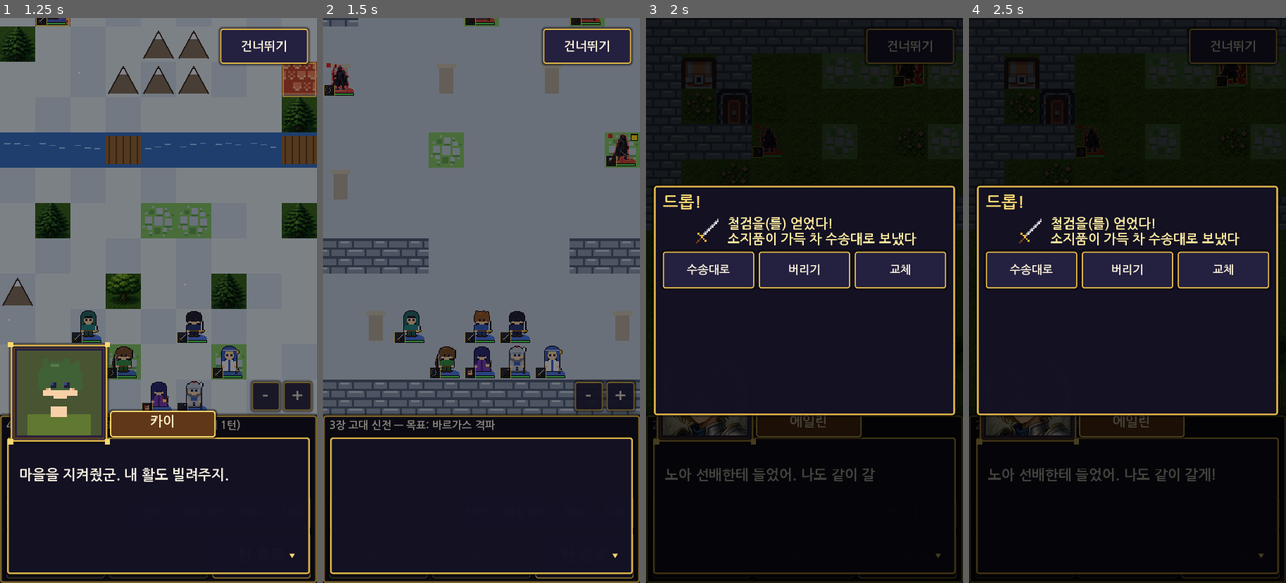
Above: before the commit, frames 1-4 (left to right).
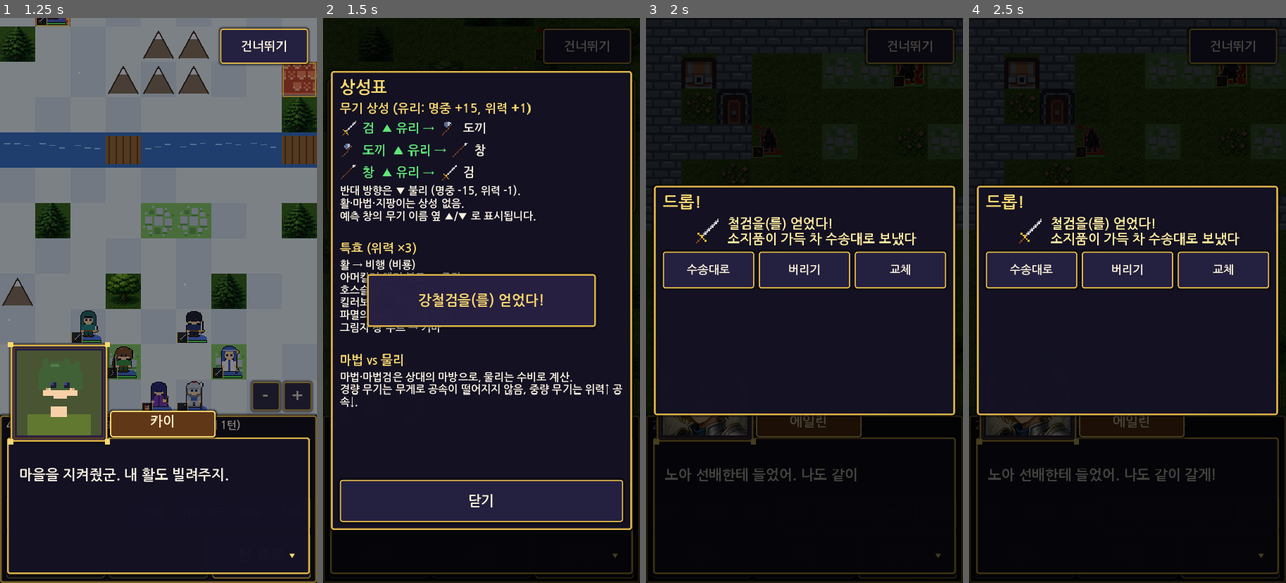
Above: after the commit, the same moments.

Repository: junsa80/srpg-prototype
Game: Godot game, scene res://tests/campaign_test.tscn
Two runs of this game, one before a commit and one after it. Both use one fixed random seed, a clock stepped at 60 frames per second and the inputs below. This scene is started directly instead of the project's main scene.
Inputs:
- Up to frame 1 (1.25 s): click "건너뛰기" at 0.5 s
- Up to frame 2 (1.5 s): click "상태" at 1.25 s
- Up to frame 3 (2 s): no input
- Up to frame 4 (2.5 s): click "위험 OFF" at 2 s

Frame 1 is identical in both runs. In frame 2, 85% of the frame differs, in the area x 0-100%, y 0-100%; in frame 3, less than 0.1%; in frame 4, nothing differs.

Commit message:
WIP 8장 밸런스 (sim 9/16), 4B 5/16

Diff:
--- a/data/campaign_plan.gd
+++ b/data/campaign_plan.gd
@@ -5,7 +5,7 @@
 const BASE_MIX = ["그림자 병사", "그림자 창병", "그림자 궁병", "그림자 술사", "그림자 중갑병", "그림자 기병", "그림자 비룡"]
 static var PLAN = {
 	"ch7": ["피난민 행렬 (8턴 방어)", [10, 12], 0.0, BASE_MIX, "추격대장 카시안", ["다린", "벤", "엘런"]],
-	"ch8": ["왕 보호 10턴", [12, 14], 0.0, BASE_MIX, "암살자 베일", ["소라", "셀레나", "가브리엘"]],
+	"ch8": ["왕 보호 10턴", [16, 17], 0.0, BASE_MIX, "암살자 베일", ["소라", "셀레나", "가브리엘"]],
 	"ch9": ["수문 3개 → 탈출", [6, 9], 0.0, BASE_MIX, "밀수왕 오스만", ["엘렌", "잭", "릴리"]],
 	"ch10": ["보스 격파", [7, 9], 0.0, BASE_MIX, "벨크", ["카린", "드레이크", "브렌"]],
 	"ch11": ["보스 격파", [7, 10], 0.0, BASE_MIX, "학장 마그누스", ["오르린", "아리아"]],
--- a/data/maps.gd
+++ b/data/maps.gd
@@ -194,7 +194,7 @@
 		"villages": {Vector2i(2, 3): {"item": "레이피어", "lines": [["상인", "사막 도적한테 뺏길 바엔 당신들이 쓰시오."]]},
 			Vector2i(12, 8): {"item": "멘드", "lines": [["노파", "오아시스의 축복이 함께하길."]]}},
 		"enemies": [
-			["그림자 중갑병", "강철창", Vector2i(12, 4), {"lv": 4, "guard": true}],
+			["그림자 중갑병", "강철창", Vector2i(12, 4), {"lv": 4}],
 			["그림자 중갑병", "철창", Vector2i(12, 7), {"lv": 4, "drop": "아머킬러", "guard": true}],
 			["그림자 비룡", "철창", Vector2i(10, 1), {"lv": 4}],
 			["그림자 비룡", "철창", Vector2i(10, 10), {"lv": 4}],
@@ -411,18 +411,22 @@
 		"npc": [["노르드 왕", "아머나이트", Vector2i(5, 2), "철창", 10]],
 		"villages": {Vector2i(5, 8): {"recruit": "소라", "lines": [["소라", "지붕 위에서 다 봤어. 저 암살자들, 사절단 옷을 입고 들어왔어."], ["아린", "같이 싸워 줄래요?"], ["소라", "내 화살은 빗나가지 않아. 표적만 정해 줘."]]}},
 		"enemies": [
-			["그림자 병사", "강철도끼", Vector2i(2, 9), {"lv": 12}],
-			["그림자 병사", "철단검", Vector2i(9, 9), {"lv": 12}],
-			["그림자 궁병", "강철활", Vector2i(1, 12), {"lv": 12}],
-			["그림자 술사", "썬더", Vector2i(10, 12), {"lv": 12}],
-			["그림자 창병", "강철창", Vector2i(4, 12), {"lv": 12}],
-			["그림자 창병", "강철창", Vector2i(7, 12), {"lv": 12}],
+			["그림자 병사", "강철도끼", Vector2i(2, 9), {"lv": 16}],
+			["그림자 병사", "철단검", Vector2i(9, 9), {"lv": 16}],
+			["그림자 궁병", "강철활", Vector2i(1, 12), {"lv": 16}],
+			["그림자 술사", "썬더", Vector2i(10, 12), {"lv": 16}],
+			["그림자 창병", "강철창", Vector2i(4, 12), {"lv": 16}],
+			["그림자 창병", "강철창", Vector2i(7, 12), {"lv": 16}],
 			["도적", "킬러소드", Vector2i(5, 13), {"boss": true, "name": "베일", "lv": 14, "drop": "킬러소드"}],
-			["그림자 술사", "파이어", Vector2i(6, 14), {"lv": 12}],
-		],
-		"reinforcements": [
-			{"turn": 3, "units": [["그림자 병사", "철단검", Vector2i(1, 1), {"lv": 12}], ["그림자 병사", "철단검", Vector2i(10, 1), {"lv": 12}]]},
-			{"turn": 5, "units": [["그림자 기병", "강철창", Vector2i(0, 8), {"lv": 12}], ["그림자 궁병", "강철활", Vector2i(11, 8), {"lv": 12}]]},
+			["그림자 술사", "파이어", Vector2i(6, 14), {"lv": 16}],
+			["그림자 비룡", "강철창", Vector2i(3, 14), {"lv": 16}],
+			["그림자 기병", "강철창", Vector2i(8, 14), {"lv": 16}],
+			["그림자 궁병", "강철활", Vector2i(10, 10), {"lv": 16}],
+		],
+		"reinforcements": [
+			{"turn": 3, "units": [["그림자 병사", "강철도끼", Vector2i(1, 1), {"lv": 16}], ["그림자 병사", "강철도끼", Vector2i(10, 1), {"lv": 16}]]},
+			{"turn": 5, "units": [["그림자 기병", "강철창", Vector2i(0, 8), {"lv": 16}], ["그림자 궁병", "강철활", Vector2i(11, 8), {"lv": 16}]]},
+			{"turn": 7, "units": [["그림자 비룡", "강철창", Vector2i(0, 8), {"lv": 17}], ["그림자 술사", "엘파이어", Vector2i(11, 8), {"lv": 17}]]},
 		],
 		"side": [
 			{"id": "vale", "type": "kill", "name": "베일", "text": "그림자 암살자 베일 격파", "reward": {"gold": 2000}},
--- a/tests/campaign_test.gd
+++ b/tests/campaign_test.gd
@@ -96,6 +96,9 @@
 	b = await _battle("ch7", ["가렌", "카이"])
 	var dr = _named(b, "다린")
 	check(dr != null and dr.team == 1 and dr.talk_from == "아린" and _named(b, "엘런의 마차") != null and b.MAP.goal == "defend", "ch7: 다린 talk recruit, 마차 NPC, defend")
+	b.queue_free(); await get_tree().process_frame
+	b = await _battle("ch8", ["가렌", "카이"])
+	check(_named(b, "노르드 왕") != null and _named(b, "베일") != null and _named(b, "베일").boss and b.MAP.villages.values()[0].recruit == "소라" and b.MAP.rout_early, "ch8: 왕 NPC, 베일, 소라 village recruit, early rout win")
 	b.queue_free(); await get_tree().process_frame
 	# 6. branch + 훈련
 	Campaign.reset(); Campaign.route = "ch4b"; Campaign.record_clear("ch3")
